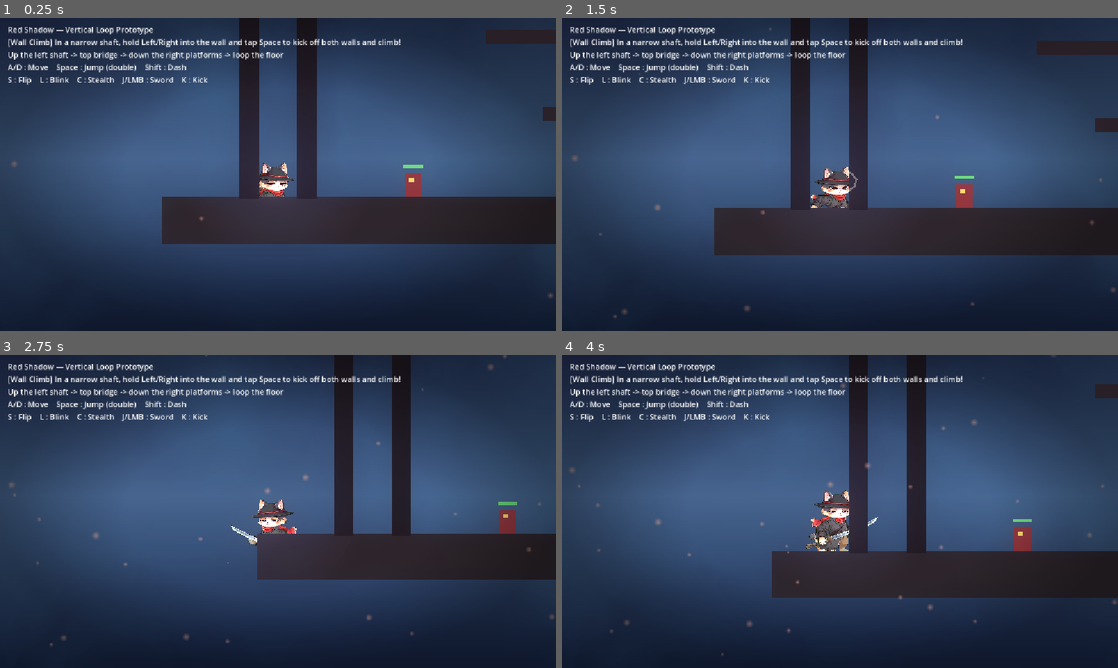
Above: before the commit, frames 1-4 (two rows, left to right).
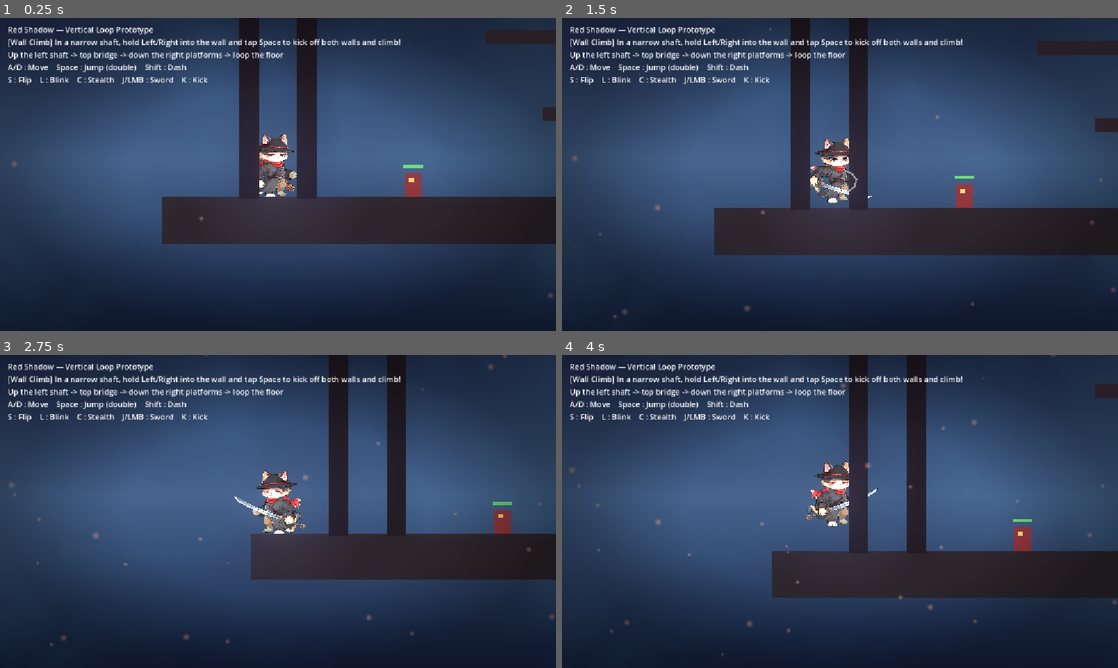
Above: after the commit, the same moments.

Repository: perjoom-sketch/red-shadow
Game: Godot game, scene res://scenes/Main.tscn
Two runs of this game, one before a commit and one after it. Both use one fixed random seed, a clock stepped at 60 frames per second and the inputs below.
Inputs:
- Up to frame 1 (0.25 s): no input
- Up to frame 2 (1.5 s): hold Right (move_right) from 0.53 s (still down); tap J (attack) at 0.6, 1.35 s; tap Space (jump) at 0.77 s
- Up to frame 3 (2.75 s): tap Space (jump) at 1.52 s; release Right (move_right) at 2.03 s; hold Left (move_left) from 2.03 s (still down); tap L (blink) at 2.1 s; tap J (attack) at 2.3 s
- Up to frame 4 (4 s): release Left (move_left) at 2.78 s; hold Right (move_right) from 2.78 s (still down); tap Shift (dash) at 2.85 s; tap Space (jump) at 3.02, 3.77 s; tap J (attack) at 3.05, 3.8 s; tap Down (flip) at 3.6 s

The runs differ from the first frame. In frame 1, 1.0% of the frame differs, in the area x 46-54%, y 37-58%; in frame 2, 1.2%; in frame 3, 3.7%, in the area x 41-93%, y 0-72%; in frame 4, 1.7%.

Commit message:
fix: lift rig to floor + full-length slash timing
🤖 Generated with [Claude Code](https://claude.com/claude-code)

Co-Authored-By: Claude Opus 4.5 <noreply@anthropic.com>

Diff:
--- a/scenes/Player.tscn
+++ b/scenes/Player.tscn
@@ -28,7 +28,7 @@
 [node name="Visual" type="Node2D" parent="."]
 
 [node name="Rig" parent="Visual" instance=ExtResource("4_rig")]
-position = Vector2(0, 46)
+position = Vector2(0, -14)
 scale = Vector2(0.4, 0.4)
 
 [node name="Camera2D" type="Camera2D" parent="."]
--- a/scripts/Player.gd
+++ b/scripts/Player.gd
@@ -64,7 +64,7 @@
 @export var dash_invuln := 0.12
 
 @export_group("Combat")
-@export var attack_duration := 0.22
+@export var attack_duration := 0.30
 @export var attack_lunge := 130.0
 @export var attack_combo_window := 0.5
 @export var kick_duration := 0.26
